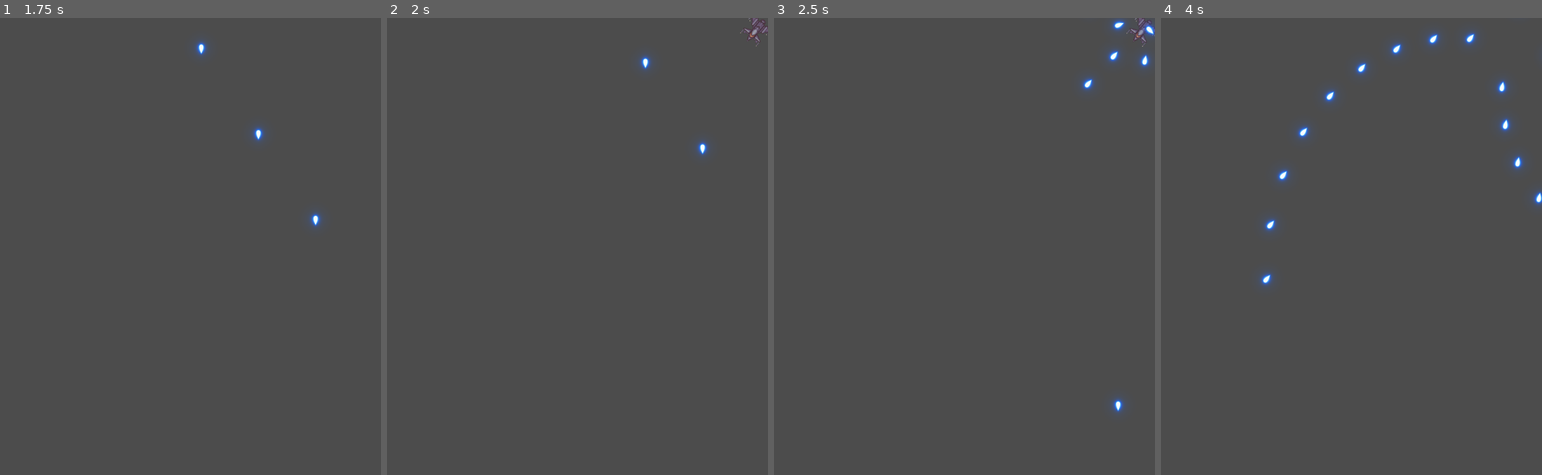
Above: before the commit, frames 1-4 (left to right).
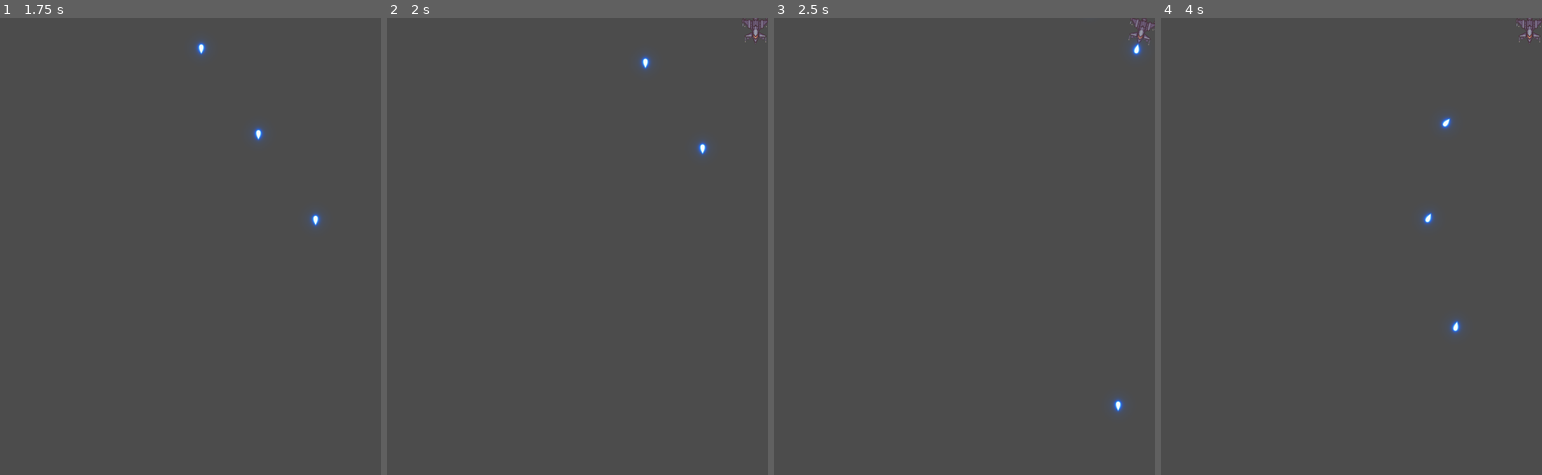
Above: after the commit, the same moments.

Repository: bondrewd0/Pv3-Final
Game: Godot game, scene res://Scenes/TestLevel.tscn
The game is run twice, just before and just after one commit, with the same random seed, the same clock (stepped at 60 frames per second) and the same inputs.
Inputs (mouse positions are in pixels of both pictures, inside the frame that each line leads up to):
- Up to frame 1 (1.75 s): tap Enter at 0.5 s; move the mouse to (274, 223) at 0.52 s; press the mouse at (274, 223) at 0.53 s; hold D (Right) 0.53-1.28 s; move the mouse to (114, 269) at 1.27 s; release the mouse at (114, 269) at 1.28 s; hold S (Down) from 1.28 s (still down); click (114, 269) at 1.35 s
- Up to frame 2 (2 s): keep holding S (Down)
- Up to frame 3 (2.5 s): move the mouse to (1002, 145) at 2.02 s; release S (Down) at 2.03 s; press the mouse at (1002, 145) at 2.03 s; hold D (Right) from 2.03 s (still down)
- Up to frame 4 (4 s): move the mouse to (1332, 337) at 2.77 s; release D (Right) at 2.78 s; release the mouse at (1332, 337) at 2.78 s; hold W (Up) 2.78-3.53 s; click (1332, 337) at 2.85 s; move the mouse to (1465, 315) at 3.52 s; press the mouse at (1465, 315) at 3.53 s; hold A (Left) from 3.53 s (still down)

Frame 1 is identical in both runs. In frame 2, 0.1% of the frame differs, in the area x 92-100%, y 0-7%; in frame 3, 0.6%; in frame 4, 1.6%, in the area x 25-100%, y 0-70%.

Commit message:
wave system
created enemy wave system to control different types of enemies, with the capability of giving each wave personalised atributes.

Diff:
--- a/Scenes/Enemies/BaseEnemy.tscn
+++ b/Scenes/Enemies/BossEnemy.tscn
@@ -1,13 +1,13 @@
 [gd_scene load_steps=4 format=2]
 
-[ext_resource path="res://Scripts/BaseEnemy.gd" type="Script" id=1]
+[ext_resource path="res://Scripts/BossEnemy.gd" type="Script" id=1]
 [ext_resource path="res://Silver Fighter.png" type="Texture" id=2]
 
 [sub_resource type="RectangleShape2D" id=2]
 extents = Vector2( 22.2862, 21.1146 )
 
-[node name="BaseEnemy" type="RigidBody2D"]
-rotation = 3.83972
+[node name="EnemyFather" type="RigidBody2D"]
+rotation = 3.14159
 collision_layer = 16
 collision_mask = 8
 mode = 1
@@ -19,10 +19,6 @@
 [node name="Fire" type="Timer" parent="."]
 wait_time = 1.5
 
-[node name="StateChanger" type="Timer" parent="."]
-wait_time = 1.5
-autostart = true
-
 [node name="CollisionShape2D" type="CollisionShape2D" parent="."]
 position = Vector2( -0.827674, 1.3472 )
 shape = SubResource( 2 )
@@ -33,4 +29,3 @@
 [node name="Movement" type="Tween" parent="."]
 
 [connection signal="timeout" from="Fire" to="." method="_on_Fire_timeout"]
-[connection signal="timeout" from="StateChanger" to="." method="_on_StateChanger_timeout"]
--- a/Scenes/Enemies/EnemyFather.tscn
+++ b/Scenes/Enemies/EnemyFather.tscn
@@ -7,7 +7,7 @@
 extents = Vector2( 22.2862, 21.1146 )
 
 [node name="EnemyFather" type="RigidBody2D"]
-rotation = 3.83972
+rotation = 3.14159
 collision_layer = 16
 collision_mask = 8
 mode = 1
--- a/Scenes/Enemies/EnemyMultiShoot.tscn
+++ b/Scenes/Enemies/EnemyMultiShoot.tscn
@@ -7,7 +7,7 @@
 extents = Vector2( 22.2862, 21.1146 )
 
 [node name="EnemyType3" type="RigidBody2D"]
-rotation = 3.83972
+rotation = 3.14159
 collision_layer = 16
 collision_mask = 8
 mode = 1
--- a/Scenes/Enemies/NormalEnemy.tscn
+++ b/Scenes/Enemies/NormalEnemy.tscn
@@ -7,7 +7,7 @@
 extents = Vector2( 22.2862, 21.1146 )
 
 [node name="EnemyType1" type="RigidBody2D"]
-rotation = 3.83972
+rotation = 3.14159
 collision_layer = 16
 collision_mask = 8
 mode = 1
--- a/Scenes/Enemies/SplashEnemy.tscn
+++ b/Scenes/Enemies/SplashEnemy.tscn
@@ -7,7 +7,7 @@
 extents = Vector2( 22.2862, 21.1146 )
 
 [node name="EnemyType4" type="RigidBody2D"]
-rotation = 3.83972
+rotation = 3.14159
 collision_layer = 16
 collision_mask = 8
 mode = 1
--- /dev/null
+++ b/Scripts/BossEnemy.gd
@@ -0,0 +1,96 @@
+extends Enemy
+
+var bulletDir=[
+	Position2D.new(),
+	Position2D.new(),
+	Position2D.new(),
+	Position2D.new(),
+	Position2D.new(),
+	Position2D.new(),
+	Position2D.new(),
+	Position2D.new()
+]
+var rotatorRef= Node2D.new()
+var reverseRotator=Node2D.new()
+
+func _create_bullet_Targets():
+	add_child(rotatorRef)
+	add_child(reverseRotator)
+	bulletDir[0].position=Vector2(0,-50)
+	rotatorRef.add_child(bulletDir[0])
+	bulletDir[1].position=Vector2(50,0)
+	rotatorRef.add_child(bulletDir[1])
+	bulletDir[2].position=Vector2(-50,0)
+	rotatorRef.add_child(bulletDir[2])
+	bulletDir[3].position=Vector2(0,50)
+	rotatorRef.add_child(bulletDir[3])
+	bulletDir[4].position=Vector2(50,-25)
+	reverseRotator.add_child(bulletDir[4])
+	bulletDir[5].position=Vector2(50,25)
+	reverseRotator.add_child(bulletDir[5])
+	bulletDir[6].position=Vector2(-50,25)
+	reverseRotator.add_child(bulletDir[6])
+	bulletDir[7].position=Vector2(-50,-25)
+	reverseRotator.add_child(bulletDir[7])
+
+func _action():
+	rotatorRef.rotate(0.01)
+	reverseRotator.rotate(-0.01)
+
+func _fire_Bullet():
+	var bulletIns1=bulletScene.instance()
+	bulletIns1.position=bulletSpwan.global_position
+	bulletIns1.rotation=self.rotation
+	bulletIns1.dir=Vector2(bulletDir[0].global_position.x-self.global_position.x,bulletDir[0].global_position.y-self.global_position.y).normalized()
+	bulletIns1.type='EnemyBullet'
+	bulletIns1.speed=300
+	get_parent().add_child(bulletIns1)
+	var bulletIns2=bulletScene.instance()
+	bulletIns2.position=bulletSpwan.global_position
+	bulletIns2.rotation=self.rotation+0.5
+	bulletIns2.dir=Vector2(bulletDir[1].global_position.x-self.global_position.x,bulletDir[1].global_position.y-self.global_position.y).normalized()
+	bulletIns2.type='EnemyBullet'
+	bulletIns2.speed=300
+	get_parent().add_child(bulletIns2)
+	var bulletIns3=bulletScene.instance()
+	bulletIns3.position=bulletSpwan.global_position
+	bulletIns3.rotation=self.rotation-0.5
+	bulletIns3.dir=Vector2(bulletDir[2].global_position.x-self.global_position.x,bulletDir[2].global_position.y-self.global_position.y).normalized()
+	bulletIns3.type='EnemyBullet'
+	bulletIns3.speed=300
+	get_parent().add_child(bulletIns3)
+	var bulletIns4=bulletScene.instance()
+	bulletIns4.position=bulletSpwan.global_position
+	bulletIns4.rotation=rotatorRef.rotation-1
+	bulletIns4.dir=Vector2(bulletDir[3].global_position.x-self.global_position.x,bulletDir[3].global_position.y-self.global_position.y).normalized()
+	bulletIns4.type='EnemyBullet'
+	bulletIns4.speed=300
+	get_parent().add_child(bulletIns4)
+	var bulletIns5=bulletScene.instance()
+	bulletIns5.position=bulletSpwan.global_position
+	bulletIns5.rotation=rotatorRef.rotation
+	bulletIns5.dir=Vector2(bulletDir[4].global_position.x-self.global_position.x,bulletDir[4].global_position.y-self.global_position.y).normalized()
+	bulletIns5.type='EnemyBullet'
+	bulletIns5.speed=300
+	get_parent().add_child(bulletIns5)
+	var bulletIns6=bulletScene.instance()
+	bulletIns6.position=bulletSpwan.global_position
+	bulletIns6.rotation=rotatorRef.rotation+0.5
+	bulletIns6.dir=Vector2(bulletDir[5].global_position.x-self.global_position.x,bulletDir[5].global_position.y-self.global_position.y).normalized()
+	bulletIns6.type='EnemyBullet'
+	bulletIns6.speed=300
+	get_parent().add_child(bulletIns6)
+	var bulletIns7=bulletScene.instance()
+	bulletIns7.position=bulletSpwan.global_position
+	bulletIns7.rotation=rotatorRef.rotation-0.5
+	bulletIns7.dir=Vector2(bulletDir[6].global_position.x-self.global_position.x,bulletDir[6].global_position.y-self.global_position.y).normalized()
+	bulletIns7.type='EnemyBullet'
+	bulletIns7.speed=300
+	get_parent().add_child(bulletIns7)
+	var bulletIns8=bulletScene.instance()
+	bulletIns8.position=bulletSpwan.global_position
+	bulletIns8.rotation=rotatorRef.rotation-1
+	bulletIns8.dir=Vector2(bulletDir[7].global_position.x-self.global_position.x,bulletDir[7].global_position.y-self.global_position.y).normalized()
+	bulletIns8.type='EnemyBullet'
+	bulletIns8.speed=300
+	get_parent().add_child(bulletIns8)
--- a/Scripts/EnemyBehaivour.gd
+++ b/Scripts/EnemyBehaivour.gd
@@ -12,7 +12,7 @@
 var movementTime=10.0
 export var fireRate =2
 var finalPos=Vector2(0,0)
-
+var hitpoints=1
 func _ready():
 	fireRef.start(fireRate)
 	_create_bullet_Targets()
@@ -38,7 +38,9 @@
 	pass
 
 func _destroy():
-	queue_free()
+	hitpoints-=1
+	if(hitpoints==0):
+		queue_free()
 
 func _on_Fire_timeout():
 	_fire_Bullet()
--- a/Scripts/LevelManager.gd
+++ b/Scripts/LevelManager.gd
@@ -9,20 +9,44 @@
 var enemyV2=preload("res://Scenes/Enemies/SniperEnemy.tscn")
 var enemyV3=preload("res://Scenes/Enemies/EnemyMultiShoot.tscn")
 var enemyV4=preload("res://Scenes/Enemies/SplashEnemy.tscn")
+var enemyV5=preload("res://Scenes/Enemies/BossEnemy.tscn")
 var positions=[
 Vector2(580,20),
 Vector2(20,20),
 Vector2(580,340),
 Vector2(20,340),
 Vector2(100,700),
-Vector2(500,700)
+Vector2(500,700),
+Vector2(300,20)
 ]
-var posSelector=0
+var endPos=[
+Vector2(-100,360),
+Vector2(700,360),
+Vector2(-100,340),
+Vector2(700,340),
+Vector2(100,-100),
+Vector2(500,-100),
+Vector2(300,100)
+]
+var waveMov=0
+var enemyNumber=0
+var currSpawnNum=0
+var nextWaveTime=0
+var enemyFireRate=0.0
+var enemySpeed=0
+var waveInfo=[
+[0,0,4,6,0.5,7],
+[4,6,1,40,0.2,5]
+]
+var enemyType=0
+var waveNum=0
+var enemyIns
 onready var viewportSize=get_viewport().get_size_override()
 onready var buffTimer=$Timers/BuffSpawner
 onready var waveTimer=$Timers/WaveSpawner
 # Called when the node enters the scene tree for the first time.
 func _ready():
+	_wave_Manager(waveNum)
 	pass
 
 func _on_BuffSpawner_timeout():
@@ -39,35 +63,44 @@
 	var posX=rand_range(50,viewportSize.x-50)
 	return  Vector2(posX,posY)
 
-
-func _process(_delta):
-#	if Input.is_action_pressed("Shoot"):
-#		print(get_viewport().get_mouse_position())
-	pass
-
 func _on_WaveSpawner_timeout():
-	posSelector=int(rand_range(-1,6))
 	_spawn_Enemies()
-	waveTimer.start(10)
+	currSpawnNum+=1
+	if currSpawnNum<enemyNumber:
+		waveTimer.start(2)
+	else:
+		waveTimer.start(nextWaveTime)
+		waveNum+=1
+		if waveNum==waveInfo.size():
+			waveNum=0
+		_wave_Manager(waveNum)
+		currSpawnNum=0
 
 func _spawn_Enemies():
+	match enemyType:
+		0:
+			enemyIns=enemyV1.instance()
+		1:
+			enemyIns=enemyV2.instance()
+		2:
+			enemyIns=enemyV3.instance()
+		3:
+			enemyIns=enemyV4.instance()
+		4:
+			enemyIns=enemyV5.instance()
+			enemyIns.hitpoints=40
 
-	var enemyIns=enemyV4.instance()
-	enemyIns.position=Vector2(50,50)
-	enemyIns.fireRate=0.2
-	enemyIns.position=positions[posSelector]
-	match(posSelector):
-		0:
-			enemyIns.finalPos=Vector2(-100,360)
-		1:
-			enemyIns.finalPos=Vector2(700,360)
-		2:
-			enemyIns.finalPos=Vector2(-100,340)
-		3:
-			enemyIns.finalPos=Vector2(700,340)
-		4:
-			enemyIns.finalPos=Vector2(100,-100)
-		5:
-			enemyIns.finalPos=Vector2(500,-100)
-	enemyIns.movementTime=9
+	enemyIns.position=positions[waveMov]
+	enemyIns.finalPos=endPos[waveMov]
+	enemyIns.fireRate=enemyFireRate
+	enemyIns.movementTime=enemySpeed
 	add_child(enemyIns)
+
+
+func _wave_Manager(waveindex):
+	enemyType=waveInfo[waveindex][0]
+	waveMov=waveInfo[waveindex][1]
+	enemyNumber=waveInfo[waveindex][2]
+	nextWaveTime=waveInfo[waveindex][3]
+	enemyFireRate=waveInfo[waveindex][4]
+	enemySpeed=waveInfo[waveindex][5]
